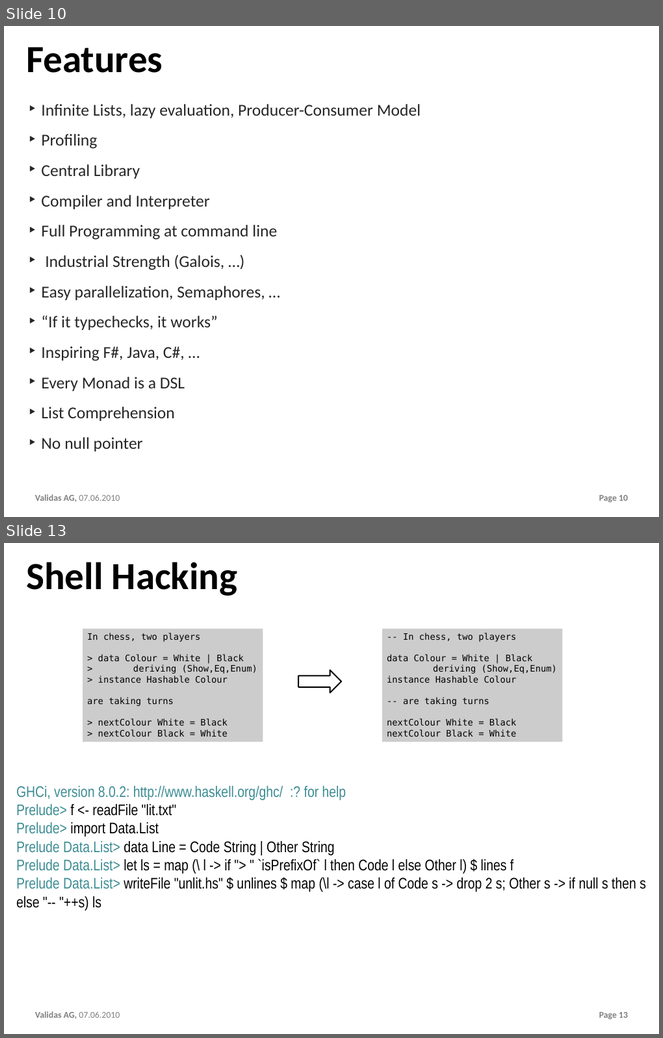
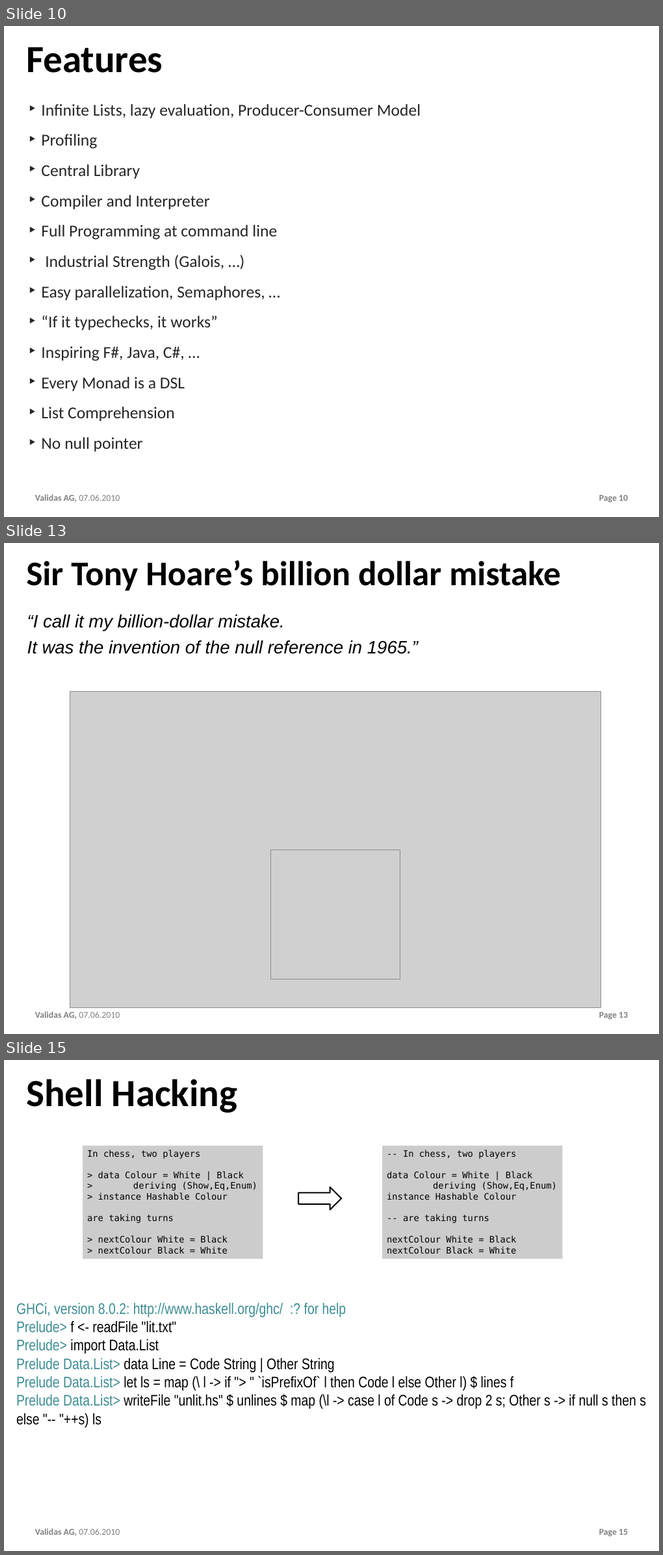
Before and after one commit to theoremprover/chess, a slide deck: ppt/Chess200.pptx. Shown one above the other, each under a label of ours: slides 10 and 13 before the commit, slides 10, 13 and 15 after it; the slides between them are not shown. The pictures are 663x1038 and 663x1555 pixels, drawn with LibreOffice and Linux fonts; fonts in the diff are those of the drawing; grey boxes stand for pictures; background and template pictures are left out. Boxes give left, top, right and bottom in pixels: in the first picture for what was removed or moved away, otherwise in the second. Text is boxed around its words. In the diff, an @@ line names an element or a change of style, - is before the commit and + after.

```diff
--- a/ppt/Chess200.pptx
+++ b/ppt/Chess200.pptx
@@ slide 13 added at (x1=4, y1=543, x2=659, y2=1034), background #FFFFFF; not listed: 2 template elements that a slide beside it also shows @@
@@ title added at (x1=26, y1=560, x2=561, y2=591), 54 pt, text #000000, bold @@
+Sir Tony Hoare’s billion dollar mistake
@@ text added at (x1=27, y1=615, x2=418, y2=654), 28 pt, text #000000, italic @@
+“I call it my billion-dollar mistake.
+It was the invention of the null reference in 1965.”
@@ picture added at (x1=70, y1=692, x2=601, y2=1008) @@
@@ picture added at (x1=270, y1=850, x2=400, y2=979) @@
@@ what was slide 13 is now slide 15 @@
```
Also in this commit, not shown: 2 slides changed, 1 other slide added.
